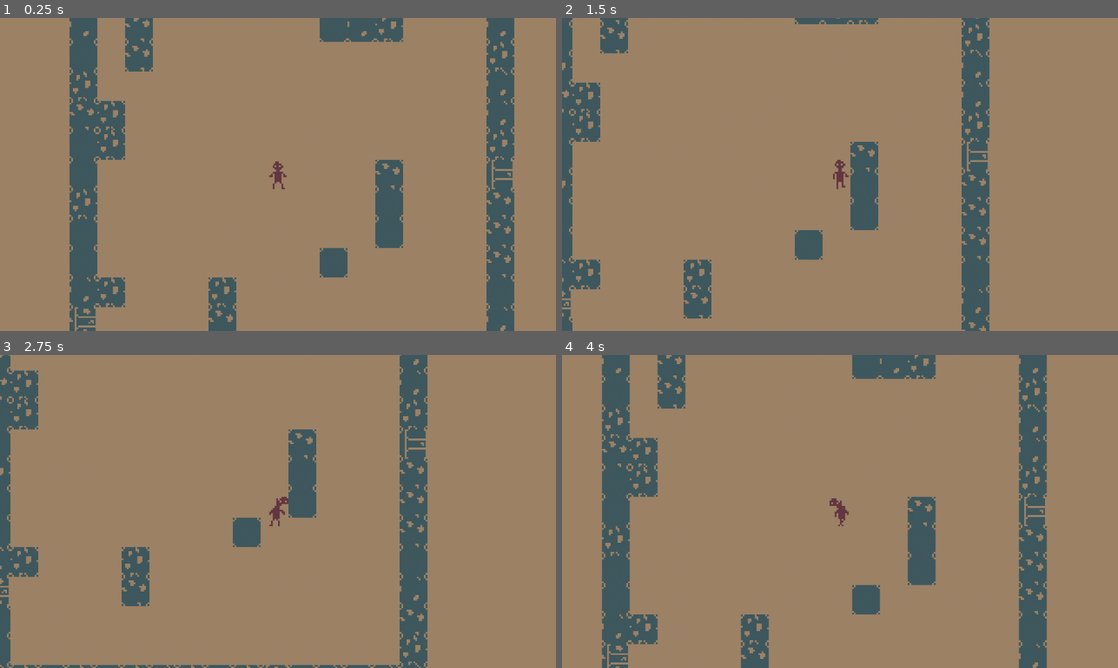
Above: before the commit, frames 1-4 (two rows, left to right).
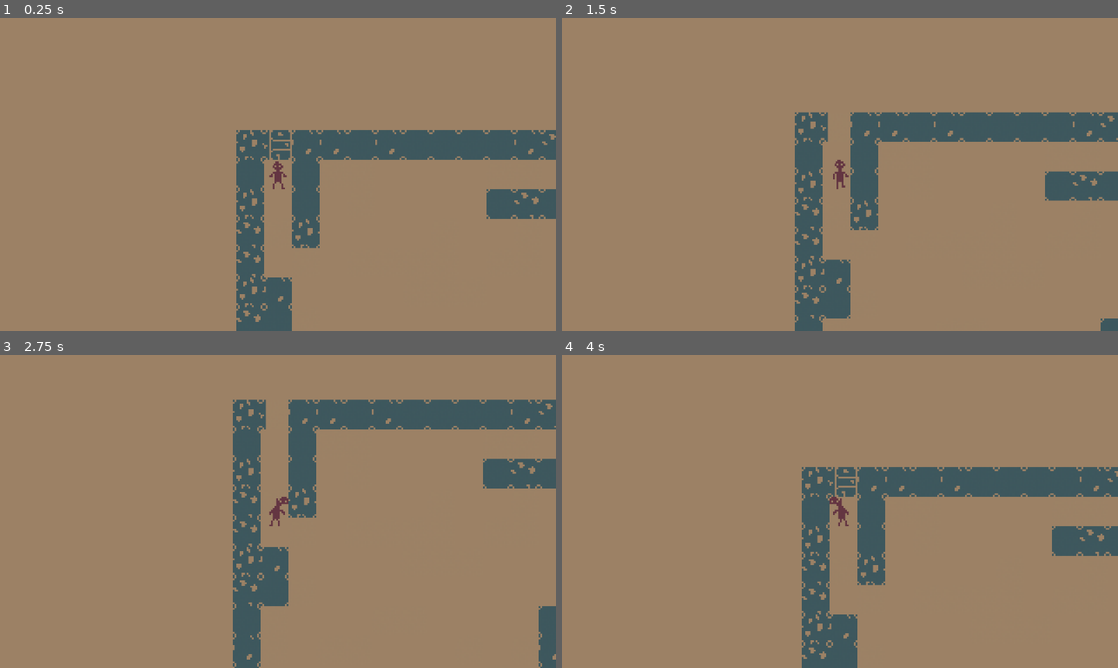
Above: after the commit, the same moments.

Repository: ThomasLandstra/Rougelike
Game: Godot game, scene res://game scene.tscn
Same seed, same stepped clock (60 frames per second), same inputs: the game is played once before the commit and once after it.
Inputs:
- Up to frame 1 (0.25 s): no input
- Up to frame 2 (1.5 s): tap Enter at 0.5 s; hold Right (ui_right) 0.53-1.28 s; hold Shift 0.53-1.28 s; hold Down (ui_down) from 1.28 s (still down); tap E at 1.35 s
- Up to frame 3 (2.75 s): release Down (ui_down) at 2.03 s; hold Right (ui_right) from 2.03 s (still down); hold Shift from 2.03 s (still down)
- Up to frame 4 (4 s): tap Space at 2.75 s; release Right (ui_right) at 2.78 s; release Shift at 2.78 s; hold Up (ui_up) 2.78-3.53 s; tap E at 2.85 s; hold Left (ui_left) from 3.53 s (still down); hold Shift from 3.53 s (still down)

The runs differ from the first frame. In frame 1, 24% of the frame differs, in the area x 12-100%, y 0-100%; in frame 2, 18%; in frame 3, 19%; in frame 4, 25%, in the area x 7-100%, y 0-100%.

Commit message:
Add more floor tiles and fix enemy spawn location

Diff:
--- a/src/scripts/scene_controller.gd
+++ b/src/scripts/scene_controller.gd
@@ -16,17 +16,17 @@
 var starting_rooms: Array = [
 	[
 		[1, 2, 1, 1, 1, 1, 1, 1, 1, 1, 1, 1, 1, 1, 1, 1],
-		[1, 0, 1, 0, 0, 0, 0, 0, 0, 0, 0, 0, 0, 0, 0, 1],
+		[1, 3, 1, 0, 0, 0, 0, 0, 0, 0, 0, 0, 0, 0, 0, 1],
 		[1, 0, 1, 0, 0, 0, 0, 0, 0, 1, 1, 1, 0, 0, 0, 1],
 		[1, 0, 1, 0, 0, 0, 0, 0, 0, 0, 0, 0, 0, 0, 0, 1],
 		[1, 0, 0, 0, 0, 0, 0, 0, 0, 0, 0, 0, 0, 0, 0, 1],
 		[1, 1, 0, 0, 0, 0, 0, 0, 0, 0, 0, 0, 0, 0, 0, 1],
 		[1, 1, 0, 0, 0, 0, 0, 0, 0, 0, 0, 0, 0, 0, 0, 1],
-		[1, 0, 0, 0, 0, 0, 0, 3, 0, 0, 0, 1, 0, 0, 0, 2],
+		[1, 0, 0, 0, 0, 0, 0, 0, 0, 0, 0, 1, 0, 0, 0, 2],
 		[1, 0, 0, 0, 0, 0, 0, 0, 0, 0, 0, 1, 0, 0, 0, 1],
 		[1, 0, 0, 0, 0, 0, 0, 0, 0, 0, 0, 1, 0, 0, 0, 1],
 		[1, 0, 0, 0, 0, 0, 0, 0, 0, 1, 0, 0, 0, 0, 0, 1],
-		[1, 1, 0, 0, 0, 1, 0, 0, 0, 0, 0, 0, 0, 0, 0, 1],
+		[1, 1, 0, 0, 0, 1, 0, 0, 4, 4, 4, 0, 0, 0, 0, 1],
 		[2, 0, 0, 0, 0, 1, 0, 0, 0, 0, 0, 0, 0, 0, 0, 1],
 		[1, 0, 0, 0, 0, 0, 0, 0, 0, 0, 0, 0, 0, 0, 0, 1],
 		[1, 0, 0, 0, 0, 0, 0, 0, 0, 0, 0, 0, 0, 0, 0, 1],
@@ -35,7 +35,7 @@
 ]
 
 onready var tilemap = $Navigation/TileMap
-var door_cooldown = 30
+var door_cooldown = 25
 
 # Called when the node enters the scene tree for the first time
 func _ready():
@@ -54,7 +54,7 @@
 				var cell_type = tilemap.get_cell(grid_pos.x, grid_pos.y)
 
 				# Open Doors
-				if door_cooldown >= 30:
+				if door_cooldown >= 25:
 					if cell_type in [4,5,6,7] and Input.is_key_pressed(KEY_E):
 						tilemap.set_cell(grid_pos.x, grid_pos.y, cell_type+6)
 						door_cooldown = 0
@@ -80,15 +80,19 @@
 		y += 1
 		for item in row:
 			x += 1
-			if item == 0:
-				tilemap.set_cell(x,y,9)
-			if item == 1:
+			if item == 0: # Blank
+				var cell = randi() % 3
+				if cell == 0: cell = 9
+				elif cell == 1: cell = 14
+				elif cell == 2: cell = 15
+				tilemap.set_cell(x,y,cell)
+			if item == 1: # Wall
 				tilemap.set_cell(x,y,randi() % 4)
-			if item == 2:
+			if item == 2: # Doors
 				tilemap.set_cell(x,y,(randi() % 4)+4)
-			if item == 3:
+			if item == 3: # Enemy
 				$player.position = tilemap.map_to_world(Vector2(x,y))
-			if item == 4:
+			if item == 4: # Player
 				var en = enemy.instance()
 				add_child(en)
-				en.position = tilemap.map_to_world(Vector2(x,y))
+				en.position = tilemap.map_to_world(Vector2(x,y)) + Vector2(8,8)
